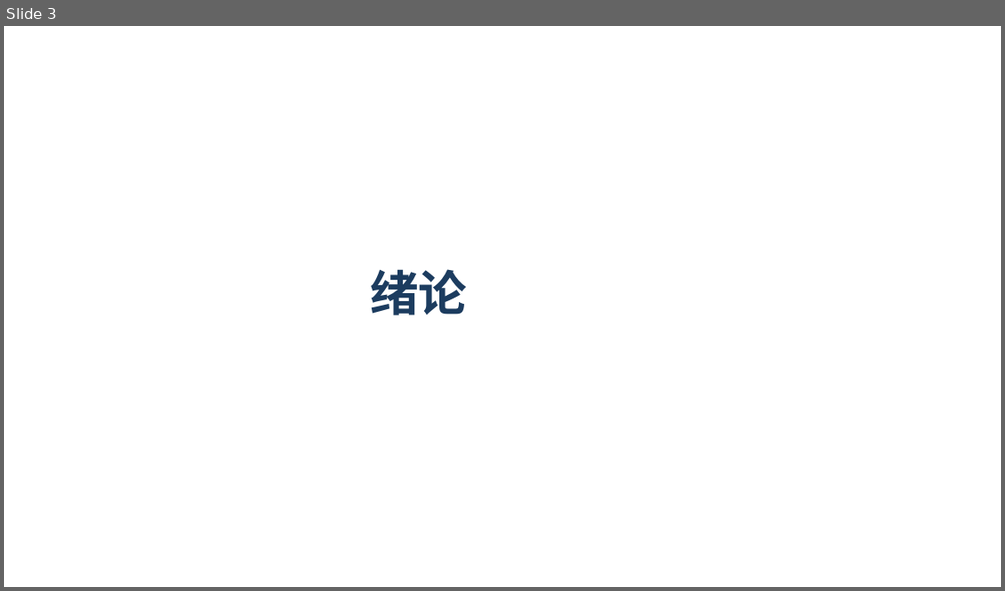
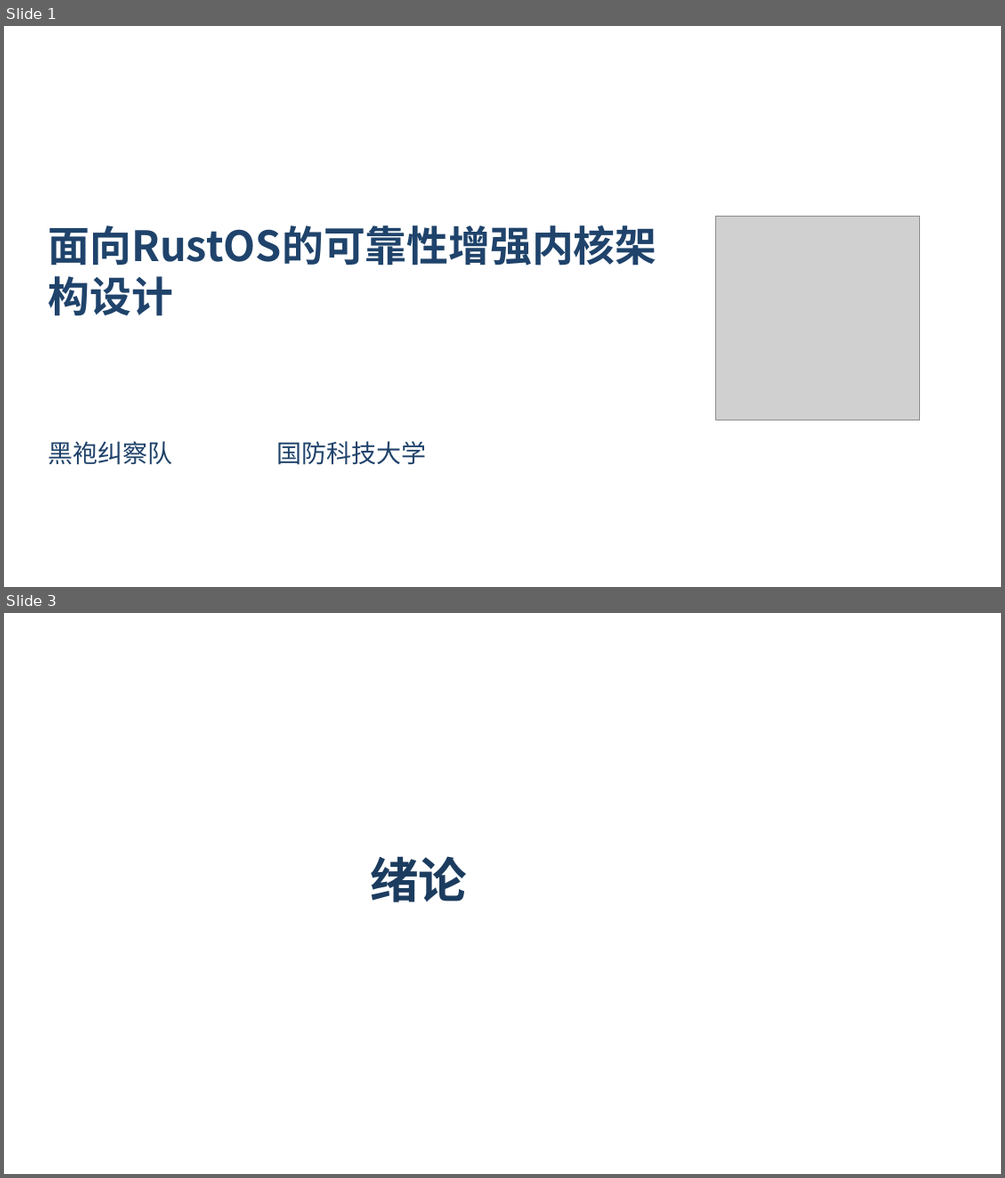
Before and after one commit to flying-rind/mini-Rust-os, a slide deck: tutorial/一种基于Rust语言的操作系统内核服务可靠性增强设计与实现.pptx. Shown one above the other, each under a label of ours: slide 3 before the commit, slides 1 and 3 after it; the slides between them are not shown. The pictures are 1005x591 and 1005x1178 pixels, drawn with LibreOffice and Linux fonts; fonts in the diff are those of the drawing; grey boxes stand for pictures; background and template pictures are left out. Boxes give left, top, right and bottom in pixels: in the first picture for what was removed or moved away, otherwise in the second. Text is boxed around its words. In the diff, an @@ line names an element or a change of style, - is before the commit and + after.

```diff
--- a/tutorial/一种基于Rust语言的操作系统内核服务可靠性增强设计与实现.pptx
+++ b/tutorial/一种基于Rust语言的操作系统内核服务可靠性增强设计与实现.pptx
@@ slide 1 added at (4, 26, 1001, 587), background picture (left out) @@
@@ text added at (48, 225, 657, 265), 30.1 pt, text #1F436B, bold @@
+面向RustOS的可靠性增强内核架构设计
@@ picture added at (716, 216, 920, 419) @@
@@ text added at (48, 441, 172, 465), 18 pt, text #1F426A @@
+黑袍纠察队
@@ text added at (277, 441, 427, 465), 18 pt, text #1F436B @@
+国防科技大学
```
Also in this commit, not shown: 19 slides changed, 3 other slides added, 11 slides removed, 1 other file.
